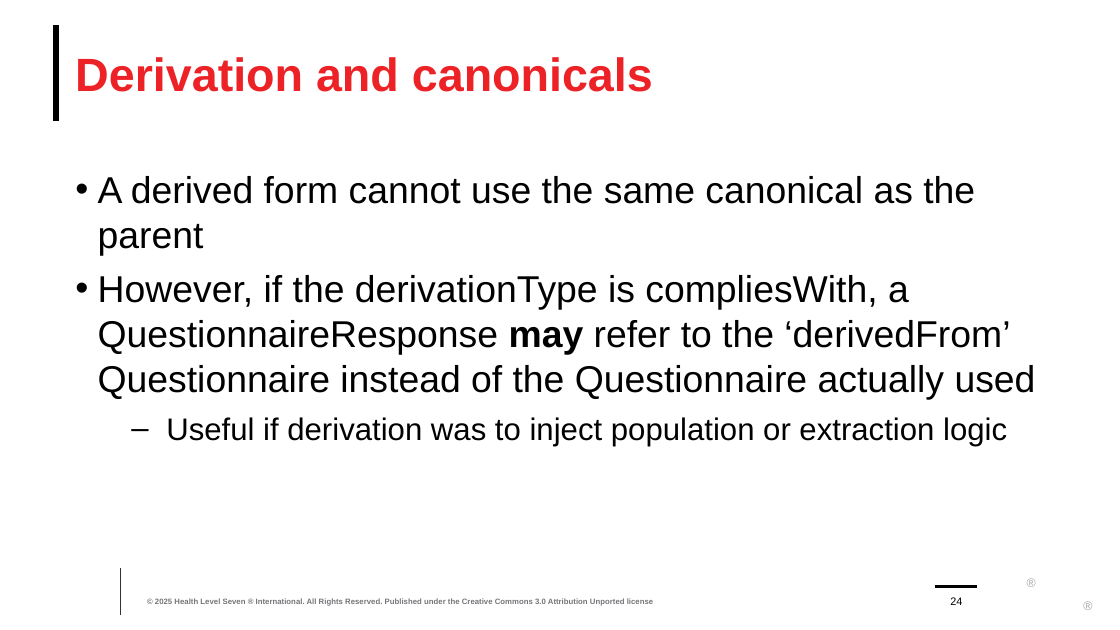
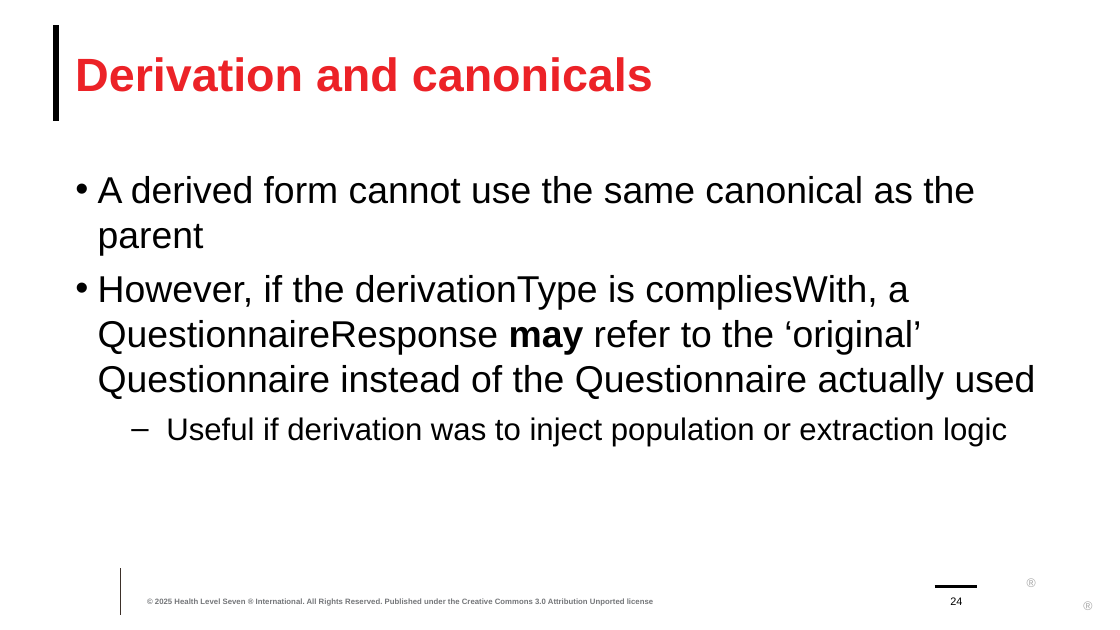
Before and after one commit to FHIR/documents, a slide deck: slide 24 of presentations/sdc/8-SDC-Modular-and-Derived-Forms.pptx. Drawn at 1120x630 pixels with LibreOffice and Linux fonts; fonts in the diff are those of the drawing; background and template pictures are left out. Boxes give left, top, right and bottom in pixels: in the first picture for what was removed or moved away, otherwise in the second. Text is boxed around its words. In the diff, an @@ line names an element or a change of style, - is before the commit and + after.

```diff
--- a/presentations/sdc/8-SDC-Modular-and-Derived-Forms.pptx
+++ b/presentations/sdc/8-SDC-Modular-and-Derived-Forms.pptx
@@ text at [98,275,1036,399]: text changed @@
-• However, if the derivationType is compliesWith, a QuestionnaireResponse may refer to the ‘derivedFrom’ Questionnaire instead of the Questionnaire actually used
+• However, if the derivationType is compliesWith, a QuestionnaireResponse may refer to the ‘original’ Questionnaire instead of the Questionnaire actually used
```
Also in this commit, not shown: 10 other slides changed, 4 other files.
